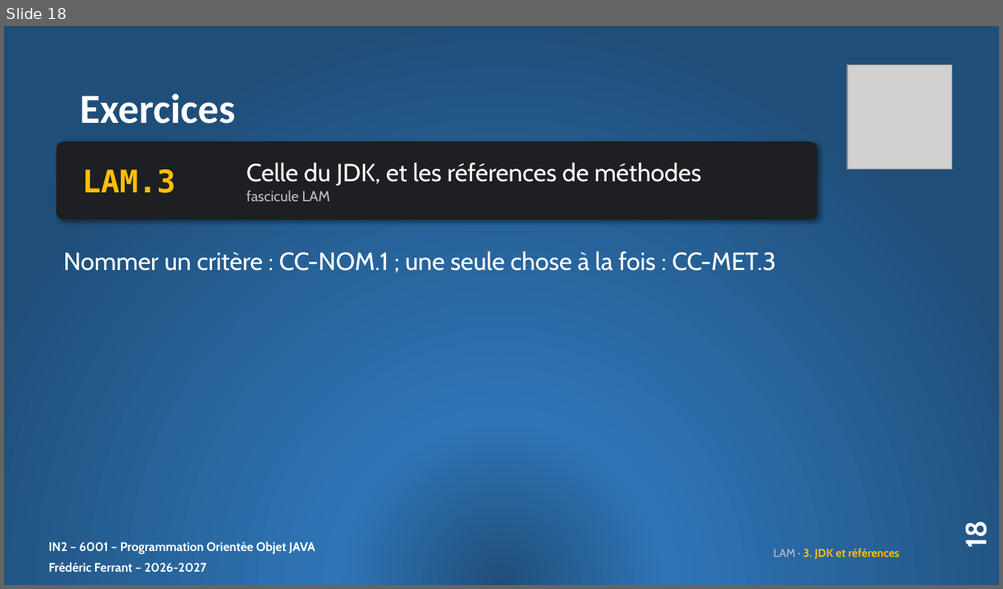
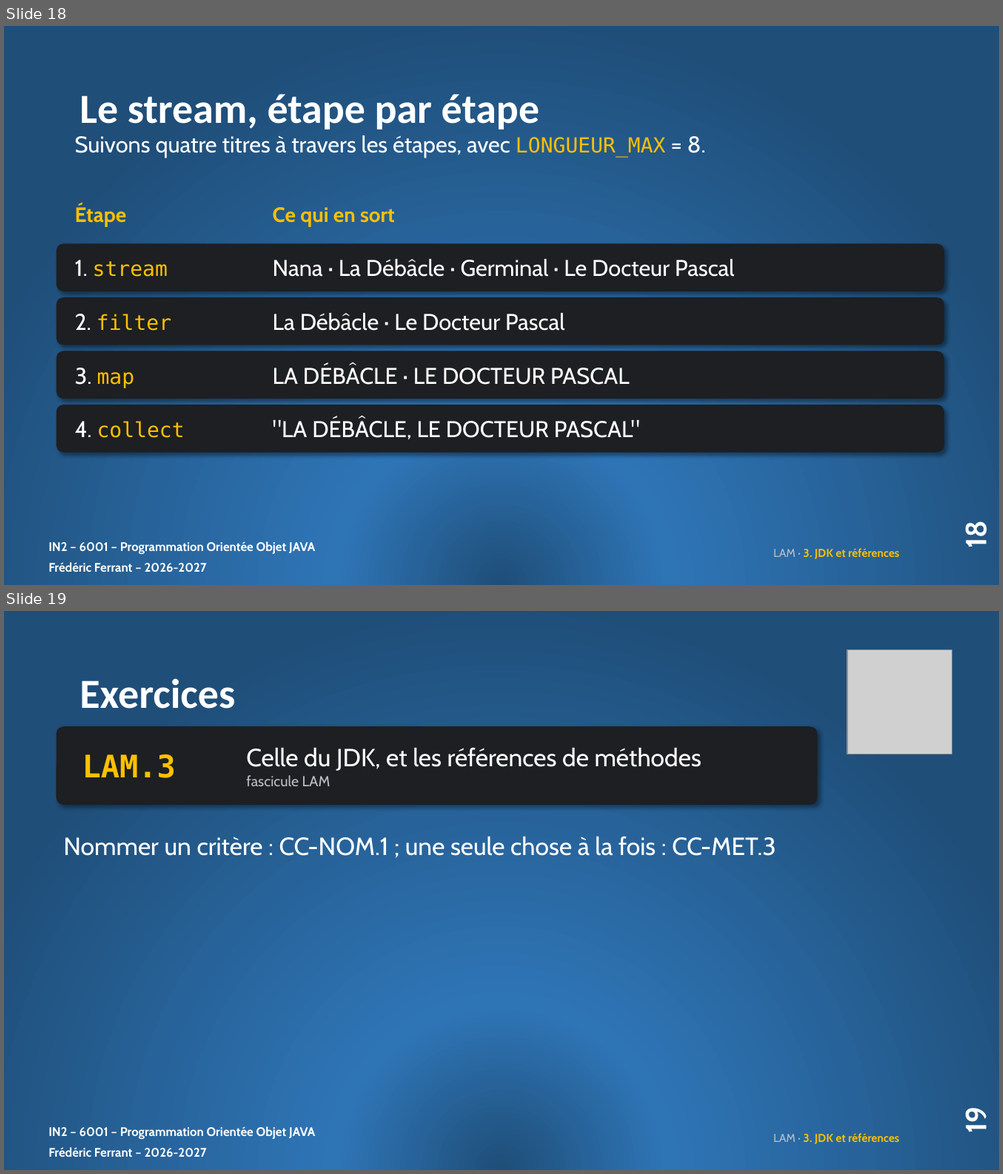
Before and after one commit to ferrantbe/ExercicesJavaClaude, a slide deck: _slides/remanies/13. LAM_slides.pptx. Shown one above the other, each under a label of ours: slide 18 before the commit, slides 18 and 19 after it. The pictures are 1003x589 and 1003x1174 pixels, drawn with LibreOffice and Linux fonts; fonts in the diff are those of the drawing; grey boxes stand for pictures. Boxes give left, top, right and bottom in pixels: in the first picture for what was removed or moved away, otherwise in the second. Text is boxed around its words. In the diff, an @@ line names an element or a change of style, - is before the commit and + after.

```diff
--- a/_slides/remanies/13. LAM_slides.pptx
+++ b/_slides/remanies/13. LAM_slides.pptx
@@ slide 18 added at <box>4,26,999,585</box>, background gradient #1F4E79 to #2E75B6; not listed: 2 template elements that a slide beside it also shows @@
@@ title added at <box>79,94,539,130</box>, 40 pt, text #FFFFFF, bold @@
+Le stream, étape par étape
@@ text added at <box>75,136,706,158</box>, 22 pt, text #FFFFFF @@
+Suivons quatre titres à travers les étapes, avec LONGUEUR_MAX = 8.
@@ text added at <box>75,204,127,227</box>, 20 pt, text #FFC000, bold @@
+Étape
@@ text added at <box>273,207,395,227</box>, 20 pt, text #FFC000, bold @@
+Ce qui en sort
@@ rounded rectangle added at <box>57,244,944,292</box>, fill #1D1F22 @@
@@ text added at <box>75,260,168,277</box>, 20 pt, text #FFC000 @@
+1. stream
@@ text added at <box>273,259,734,277</box>, 22 pt, text #FFFFFF @@
+Nana · La Débâcle · Germinal · Le Docteur Pascal
@@ rounded rectangle added at <box>57,298,944,346</box>, fill #1D1F22 @@
@@ text added at <box>75,314,171,331</box>, 20 pt, text #FFC000 @@
+2. filter
@@ text added at <box>273,313,565,331</box>, 22 pt, text #FFFFFF @@
+La Débâcle · Le Docteur Pascal
@@ rounded rectangle added at <box>57,352,944,399</box>, fill #1D1F22 @@
@@ text added at <box>75,368,135,389</box>, 20 pt, text #FFC000 @@
+3. map
@@ text added at <box>273,364,629,385</box>, 22 pt, text #FFFFFF @@
+LA DÉBÂCLE · LE DOCTEUR PASCAL
@@ rounded rectangle added at <box>57,405,944,453</box>, fill #1D1F22 @@
@@ text added at <box>75,421,185,438</box>, 20 pt, text #FFC000 @@
+4. collect
@@ text added at <box>273,418,640,440</box>, 22 pt, text #FFFFFF @@
+"LA DÉBÂCLE, LE DOCTEUR PASCAL"
@@ page number added at <box>958,523,993,547</box>, 28 pt, text #FFFFFF, bold @@
+18
@@ text added at <box>773,548,899,560</box>, 11 pt, text #FFC000, bold @@
+LAM · 3. JDK et références
@@ what was slide 18 is now slide 19 @@
@@ page number at <box>958,1109,993,1132</box>: text changed @@
-18
+19
```
Also in this commit, not shown: 4 slides changed, 2 other files.
